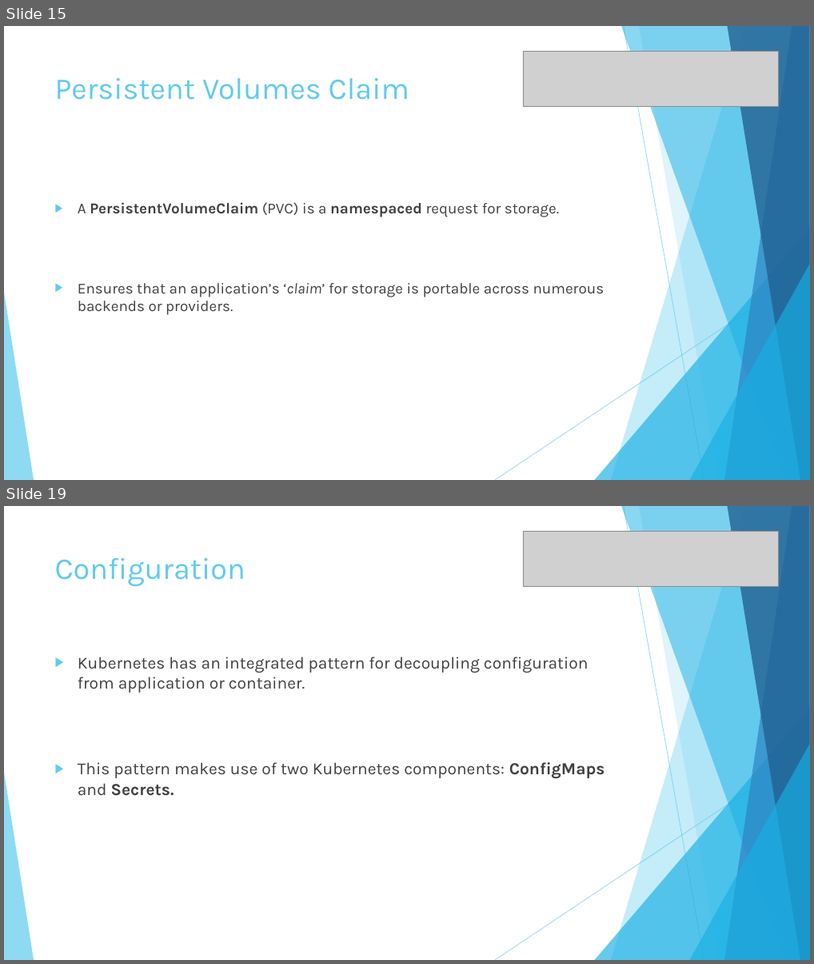
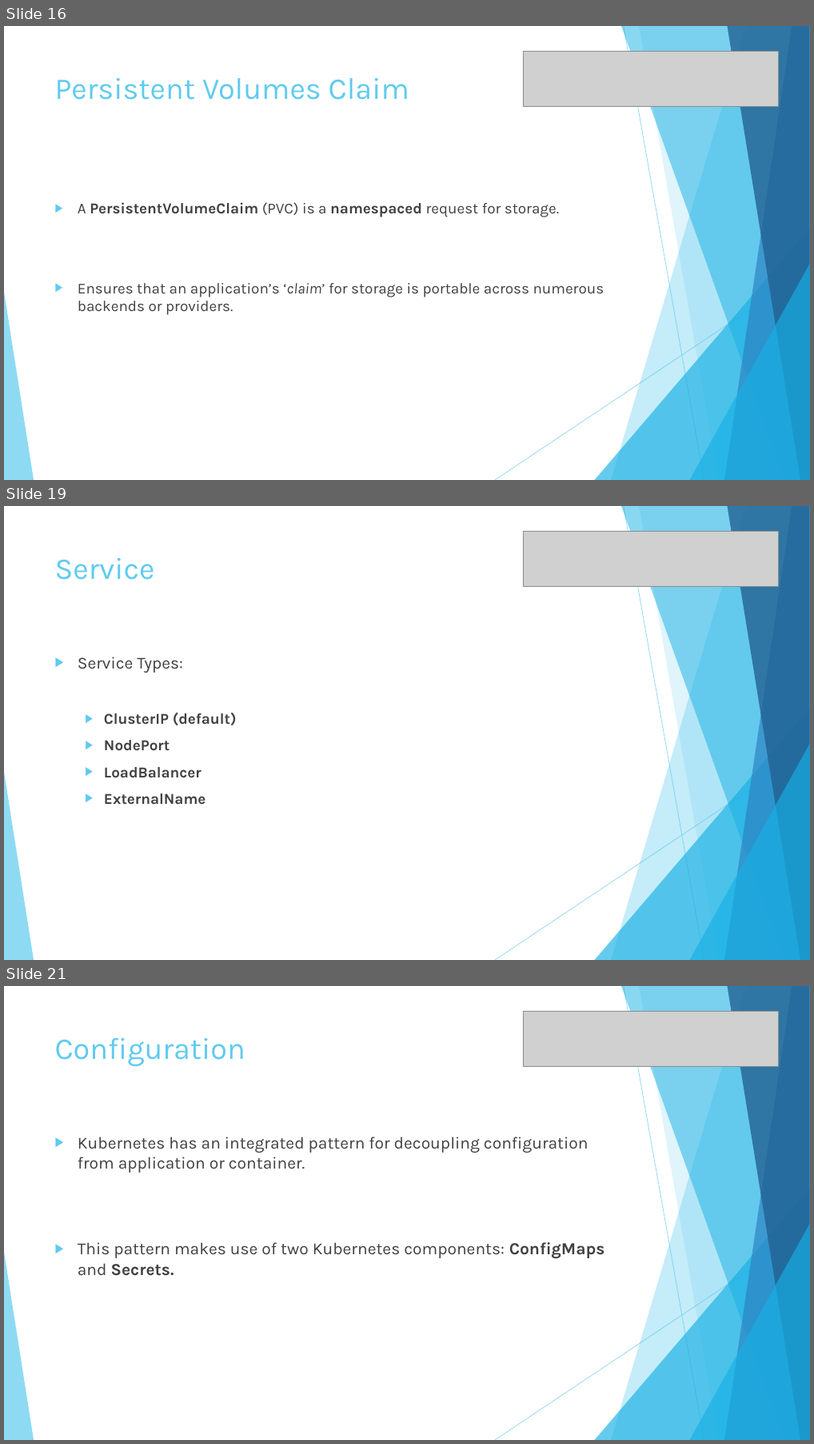
Before and after one commit to fsforza/kubernetes-demo, a slide deck: slides/kube-demo.pptx. Shown one above the other, each under a label of ours: slides 15 and 19 before the commit, slides 16, 19 and 21 after it; the slides between them are not shown. The pictures are 814x964 and 814x1444 pixels, drawn with LibreOffice and Linux fonts; fonts in the diff are those of the drawing; grey boxes stand for pictures. Boxes give left, top, right and bottom in pixels: in the first picture for what was removed or moved away, otherwise in the second. Text is boxed around its words. In the diff, an @@ line names an element or a change of style, - is before the commit and + after.

```diff
--- a/slides/kube-demo.pptx
+++ b/slides/kube-demo.pptx
@@ slide 19 added at [4, 506, 810, 960], background #FFFFFF; not listed: 10 template elements that a slide beside it also shows @@
@@ picture added at [523, 531, 779, 586] @@
@@ title added at [55, 558, 155, 580], 36 pt, text #5FCBEF @@
+Service
@@ text added at [78, 656, 237, 804], 18 pt, text #404040, bold @@
+▶ Service Types:
+  ▶ ClusterIP (default)
+  ▶ NodePort
+  ▶ LoadBalancer
+  ▶ ExternalName
@@ what was slide 15 is now slide 16 @@
@@ what was slide 19 is now slide 21 @@
```
Also in this commit, not shown: 9 slides changed, 3 other slides added, 3 slides removed.
